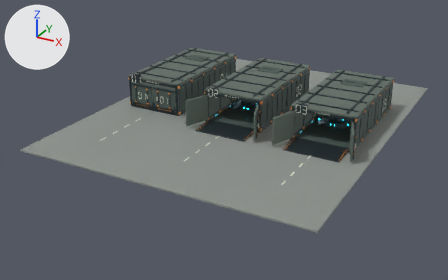
The glTF model assets/hover-tank/containers/mork_container_diorama.glb as it was, and as the next commit left it.
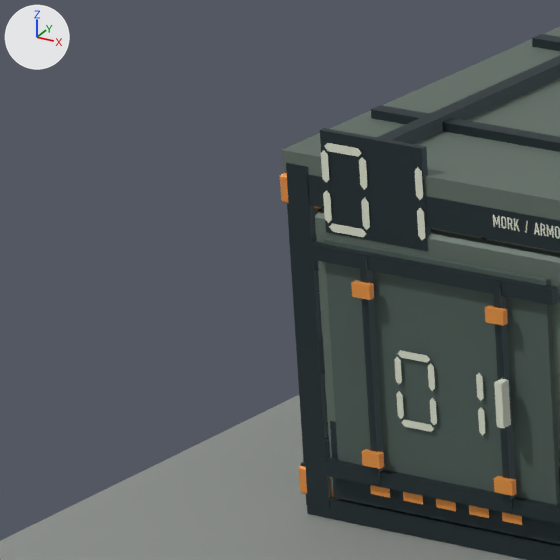
The first picture shows the older version from a camera (50 mm lens) standing at (31.7, -66.9, 27.9) and looking at (-1.7, -6.2, -2.5). The close-ups show the older and then the newer version on the part from 23% to 34% of the width and 22% to 39% of the height of that picture. Only the edits that show in the close-ups are written down. Arrows for +X, +Y and +Z are at upper left; the lights stay in place. Where no turn or scale is listed for an object, it has been applied to the vertices. Vertices at exactly the same position are counted once.

The older version as bpy lines, for what is in view:
```python
me_cube_287 = bpy.data.meshes.new('Cube.287')
me_cube_287.from_pydata(...)  # 784 vertices, 1384 faces; spans x -3.83..3.83, y -7.47..7.45, z -0.12..4.3
me_cube_287.materials.append(mat_transport___graphite_frame)  # greyish blue #354045
me_cube_405 = bpy.data.meshes.new('Cube.405')
me_cube_405.from_pydata(...)  # 72 vertices, 108 faces; spans x -1.85..0.12, y -0.04..0.1, z -0.45..1.98
me_cube_405.materials.append(mat_transport___deployment_amber)  # orange #f19b48
me_stencil_bar_095 = bpy.data.meshes.new('Stencil bar.095')
me_stencil_bar_095.from_pydata(...)  # 722 vertices, 656 faces; spans x 0.0..7.45, y -11.28..0.84, z -0.01..3.2
me_stencil_bar_095.materials.append(mat_transport___ivory_stencil)  # white #e2e6d4
ob_geometry_door_01_l_001_transport___deployment_amber = bpy.data.objects.new('Geometry_DOOR_01_L.001_Transport / deployment amber', me_cube_405)
ob_geometry_door_01_l_001_transport___deployment_amber.location = (-11.78, -7.66, 0.89)
ob_geometry_shell_01_001_transport___graphite_frame = bpy.data.objects.new('Geometry_SHELL_01.001_Transport / graphite frame', me_cube_287)
ob_geometry_shell_01_001_transport___graphite_frame.location = (-11.0, 0.0, 0.12)
ob_geometry_shell_01_001_transport___ivory_stencil = bpy.data.objects.new('Geometry_SHELL_01.001_Transport / ivory stencil', me_stencil_bar_095)
ob_geometry_shell_01_001_transport___ivory_stencil.location = (-14.73, 3.8, 1.1)
# also in view: 'Geometry_ROOF_01.001_Transport / graphite frame' at (-11.0, 0.0, 4.2); 'Geometry_RAMP_01.001_Transport / graphite frame' at (-11.0, -7.4, 1.8); 'Geometry_ROOT.003_Fractured geopolymer' at (0.0, -3.0, -0.1); 'Geometry_DOOR_01_L.001_Transport / ivory stencil' at (-12.4, -7.7, 1.7); 'Geometry_ROOF_01.001_Transport / armored olive' at (-11.0, 0.0, 4.0)
```
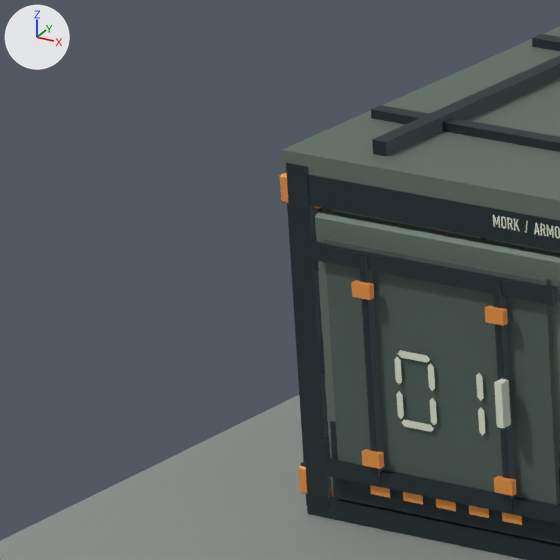
Where the newer file only moved an object's origin or applied its transform, the numbers keep the older frame.

Changed parts and their boxes [x1, y1, x2, y2] in the close-ups (560 x 560 px):
'Geometry_SHELL_01.001_Transport / graphite frame', reshaped
    before: [285, 128, 560, 560]
    after: [285, 163, 560, 560]
'Geometry_SHELL_01.001_Transport / ivory stencil', reshaped
    before: [321, 143, 560, 240]
    after: [493, 215, 560, 239]
part 1 of me_cube_287, deleted
    before: [320, 128, 431, 251]
part 2 of me_stencil_bar_095, deleted
    before: [321, 143, 425, 240]

The change in detail:
me_cube_287 is used by ob_geometry_shell_01_001_transport___graphite_frame; location (-11.0, 0.0, 0.12).
me_cube_287 had 784 vertices, 1384 faces and spanned x -3.83..3.83, y -7.47..7.45, z -0.12..4.3.
me_cube_287 now has 776 vertices, 1372 faces and spans x -3.83..3.83, y -7.46..7.45, z -0.12..3.88.
me_cube_287 part 1: the loose piece of 8 vertices spanning x -3.09..-1.77, y -7.47..-7.39, z 3.17..4.3 is deleted.
me_stencil_bar_095 is used by ob_geometry_shell_01_001_transport___ivory_stencil; location (-14.73, 3.8, 1.1).
me_stencil_bar_095 had 722 vertices, 656 faces and spanned x 0.0..7.45, y -11.28..0.84, z -0.01..3.2.
me_stencil_bar_095 now has 674 vertices, 624 faces and spans x 0.0..7.45, y -11.28..0.84, z -0.01..2.73.
me_stencil_bar_095 part 2: 8 loose pieces with 48 vertices, spanning x 0.64..1.95, y -11.28, z 2.21..3.2, are deleted.
